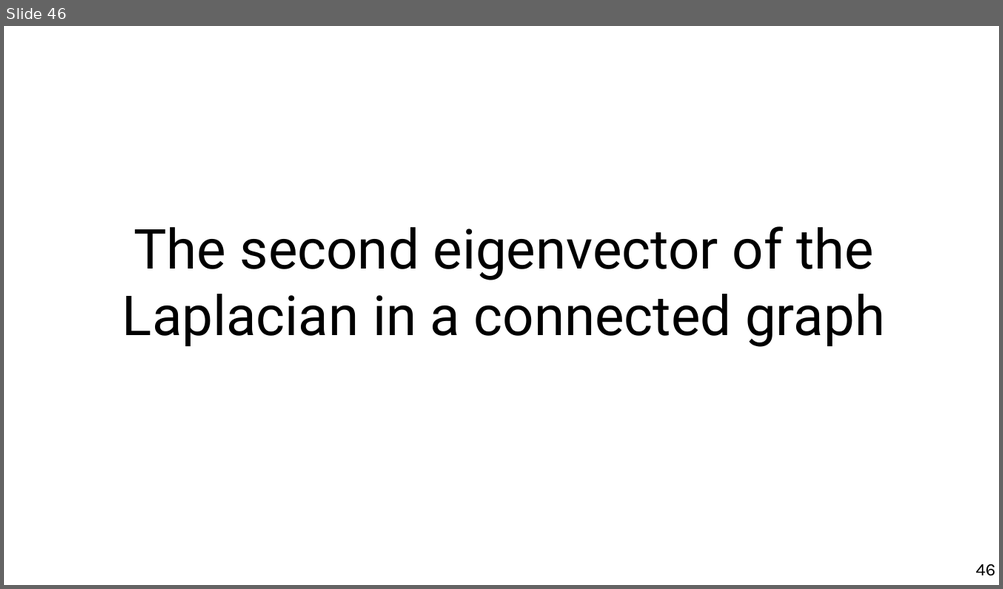
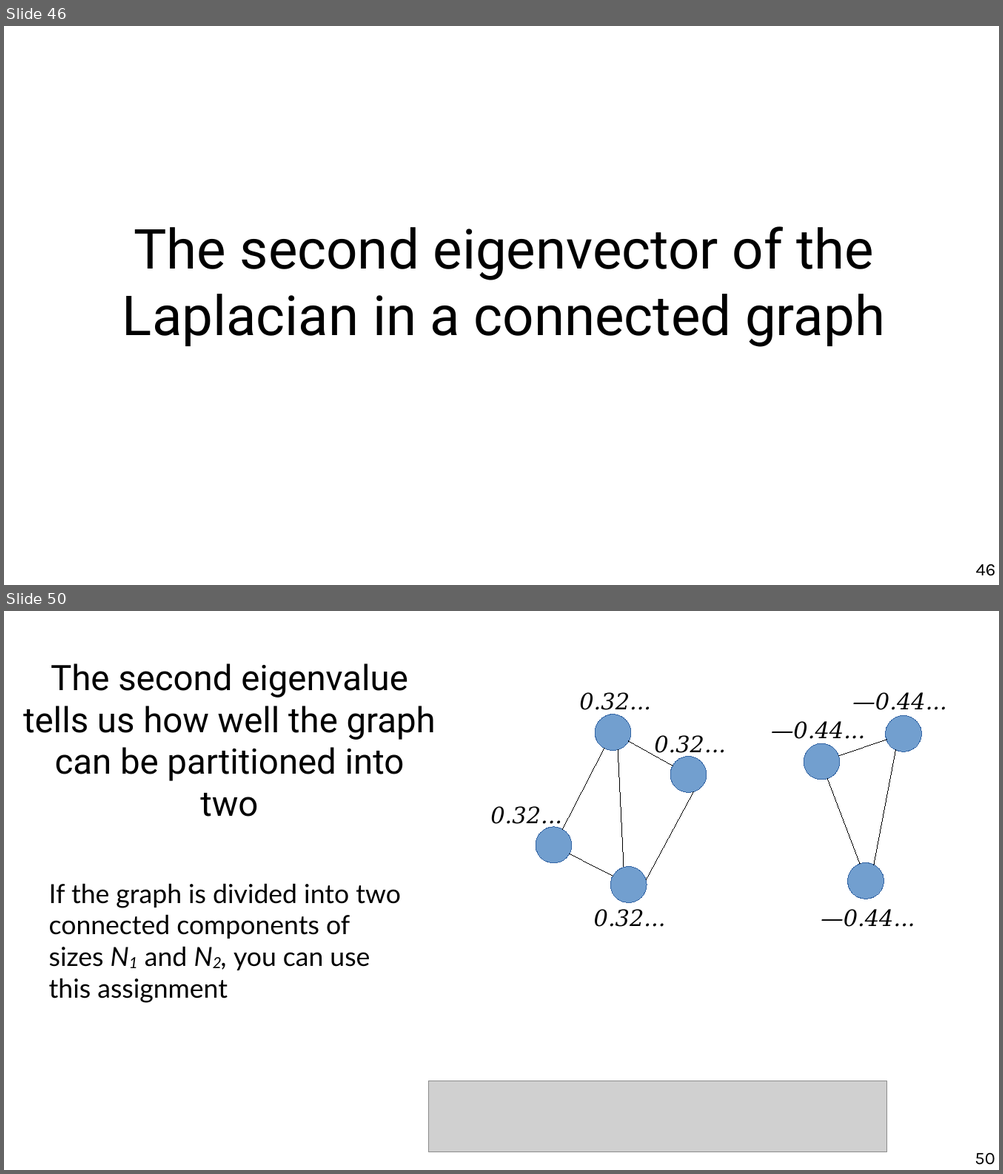
Before and after one commit to chatox/networks-science-course, a slide deck: theory/odp/tt22-spectral_graph_embedding.odp. Shown one above the other, each under a label of ours: slide 46 before the commit, slides 46 and 50 after it; the slides between them are not shown. The pictures are 1003x589 and 1003x1174 pixels, drawn with LibreOffice and Linux fonts; fonts in the diff are those of the drawing; grey boxes stand for pictures. Boxes give left, top, right and bottom in pixels: in the first picture for what was removed or moved away, otherwise in the second. Text is boxed around its words. In the diff, an @@ line names an element or a change of style, - is before the commit and + after.

```diff
--- a/theory/odp/tt22-spectral_graph_embedding.odp
+++ b/theory/odp/tt22-spectral_graph_embedding.odp
@@ slide 50 added at (x1=4, y1=611, x2=999, y2=1170), background #FFFFFF @@
@@ title added at (x1=23, y1=664, x2=435, y2=817), 28 pt, text #000000 @@
+The second eigenvalue tells us how well the graph can be partitioned into two
@@ text added at (x1=579, y1=692, x2=651, y2=715), 18 pt, text #000000, italic @@
+0.32...
@@ text added at (x1=852, y1=692, x2=946, y2=710), 18 pt, text #000000, italic @@
+—0.44...
@@ ellipse added at (x1=588, y1=708, x2=637, y2=758), fill #729FCF, outline #3465A4 0 pt @@
@@ text added at (x1=771, y1=721, x2=865, y2=739), 18 pt, text #000000, italic @@
+—0.44...
@@ ellipse added at (x1=880, y1=711, x2=926, y2=757), fill #729FCF, outline #3465A4 0 pt @@
@@ line added from (629, 741) to (673, 766), #000000 0 pt @@
@@ text added at (x1=654, y1=735, x2=726, y2=757), 18 pt, text #000000, italic @@
+0.32...
@@ ellipse added at (x1=799, y1=739, x2=845, y2=785), fill #729FCF, outline #3465A4 0 pt @@
@@ line added from (839, 756) to (886, 739), #000000 0 pt @@
@@ line added from (604, 748) to (563, 829), #000000 0 pt @@
@@ line added from (623, 867) to (617, 750), #000000 0 pt @@
@@ ellipse added at (x1=663, y1=750, x2=713, y2=799), fill #729FCF, outline #3465A4 0 pt @@
@@ line added from (873, 865) to (896, 750), #000000 0 pt @@
@@ line added from (827, 779) to (859, 863), #000000 0 pt @@
@@ text added at (x1=490, y1=806, x2=562, y2=828), 18 pt, text #000000, italic @@
+0.32...
@@ line added from (694, 792) to (646, 880), #000000 0 pt @@
@@ ellipse added at (x1=529, y1=820, x2=578, y2=869), fill #729FCF, outline #3465A4 0 pt @@
@@ line added from (612, 877) to (569, 854), #000000 0 pt @@
@@ ellipse added at (x1=604, y1=860, x2=653, y2=909), fill #729FCF, outline #3465A4 0 pt @@
@@ ellipse added at (x1=842, y1=858, x2=888, y2=904), fill #729FCF, outline #3465A4 0 pt @@
@@ text added at (x1=49, y1=883, x2=401, y2=1003), 21 pt, text #000000 @@
+If the graph is divided into two connected components of sizes N1 and N2, you can use this assignment
@@ text added at (x1=594, y1=909, x2=666, y2=927), 18 pt, text #000000, italic @@
+0.32...
@@ text added at (x1=820, y1=909, x2=914, y2=927), 18 pt, text #000000, italic @@
+—0.44...
@@ picture added at (x1=428, y1=1081, x2=887, y2=1153) @@
@@ page number added at (x1=974, y1=1153, x2=994, y2=1165), 14 pt, text #000000 @@
+50
```
Also in this commit, not shown: 28 slides changed, 1 slide removed, 1 other file.
